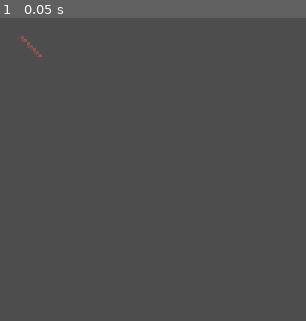
Above: before the commit, frame 1.
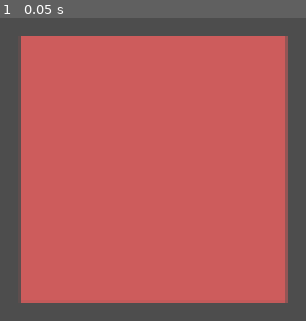
Above: after the commit, the same moment.

Repository: y1z/ms-pixel
Game: Godot game, scene res://Scenes/main.tscn
Two runs of this game, one before a commit and one after it. Both use one fixed random seed, a clock stepped at 60 frames per second and the inputs below. The engine's default icon, where the game draws it, is replaced by a stand-in: a white triangle on a blue panel in a dark square.
Inputs:
- Up to frame 1 (0.05 s): no input

The runs differ from the first frame. In frame 1, 77% of the frame differs, in the area x 6-95%, y 5-95%.

Commit message:
Now makes a square

Diff:
--- a/Scripts/test_create_image.gd
+++ b/Scripts/test_create_image.gd
@@ -6,8 +6,9 @@
 
 func _ready() -> void:
 	raw_image = Image.create(128,128,true,Image.Format.FORMAT_RGBA8)
-	for i in range(0,10):
-		raw_image.set_pixel(i,i,Color.INDIAN_RED)
+	for i in range(0,raw_image.get_height()):
+		for j in range(0,raw_image.get_width()):
+			raw_image.set_pixel(i,j,Color.INDIAN_RED)
 
 	raw_image.get_used_rect()
 	image_texture = ImageTexture.create_from_image(raw_image);
